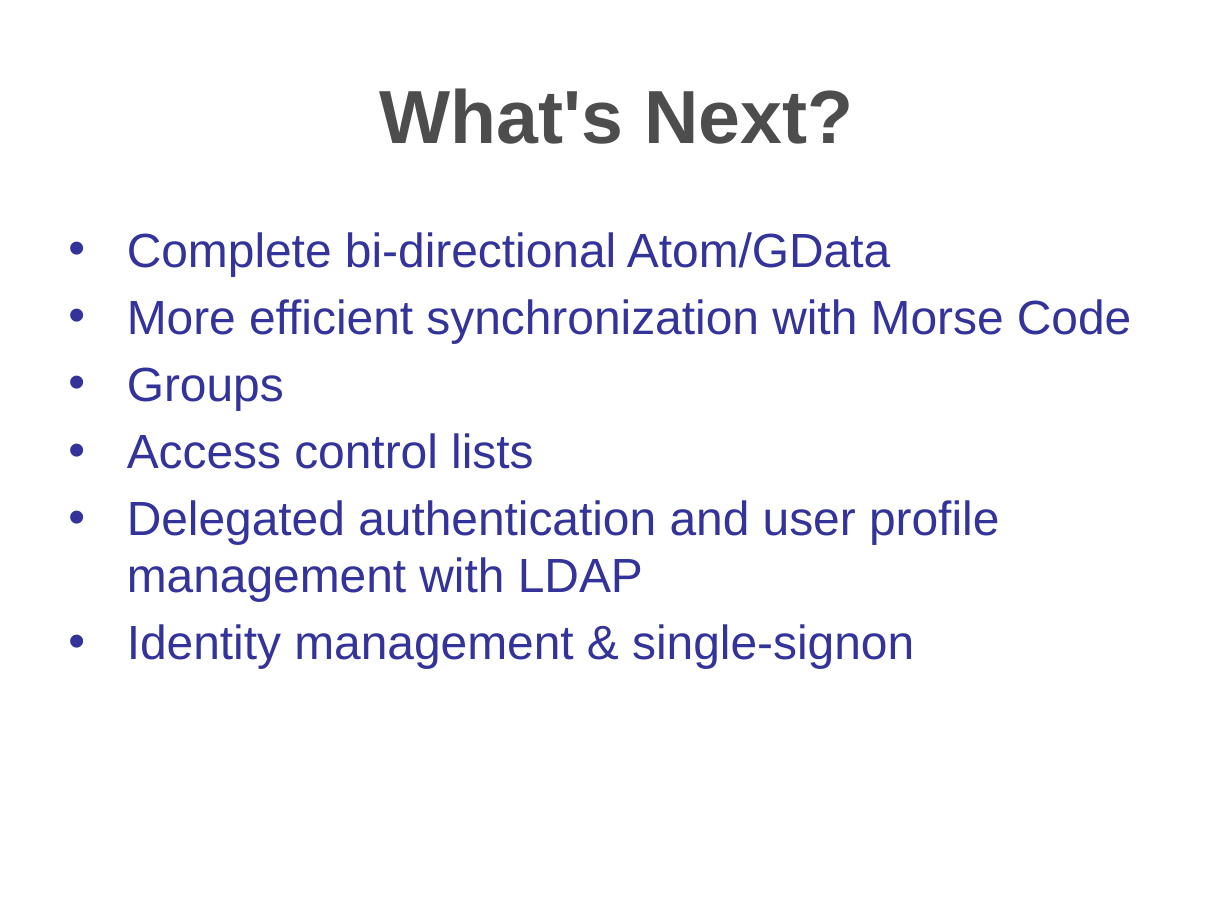
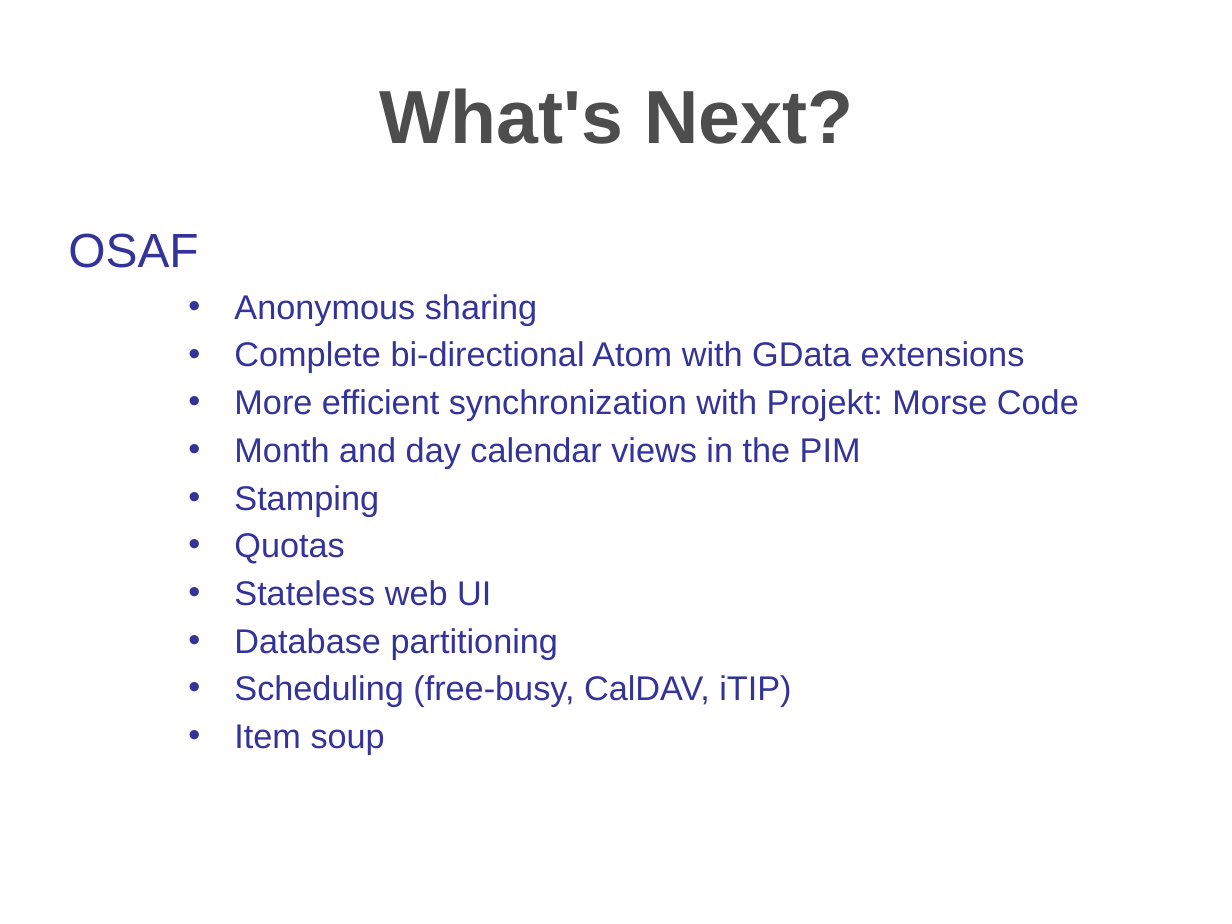
Before and after one commit to hzbarcea/cosmo, a slide deck: slide 30 of src/docs/presentations/apachecon2006.ppt (slide 29 before the commit). Drawn at 1232x924 pixels with LibreOffice and Linux fonts; fonts in the diff are those of the drawing; background and template pictures are left out. Boxes give left, top, right and bottom in pixels: in the first picture for what was removed or moved away, otherwise in the second. Text is boxed around its words. In the diff, an @@ line names an element or a change of style, - is before the commit and + after.

Commit message:
final version of presentation

```diff
--- a/src/docs/presentations/apachecon2006.ppt
+++ b/src/docs/presentations/apachecon2006.ppt
@@ title "What's Next?" at (380,88,853,144): line spacing 52pt to 51.9pt @@
@@ text at (68,233,1079,754): text changed; size 28 to 20 pt @@
-• Complete bi-directional Atom/GData
-• More efficient synchronization with Morse Code
-• Groups
-• Access control lists
-• Delegated authentication and user profile management with LDAP
-• Identity management & single-signon
+OSAF
+    • Anonymous sharing
+    • Complete bi-directional Atom with GData extensions
+    • More efficient synchronization with Projekt: Morse Code
+    • Month and day calendar views in the PIM
+    • Stamping
+    • Quotas
+    • Stateless web UI
+    • Database partitioning
+    • Scheduling (free-busy, CalDAV, iTIP)
+    • Item soup
```
Also in this commit, not shown: 23 other slides changed, 10 slides added, 6 slides removed.
